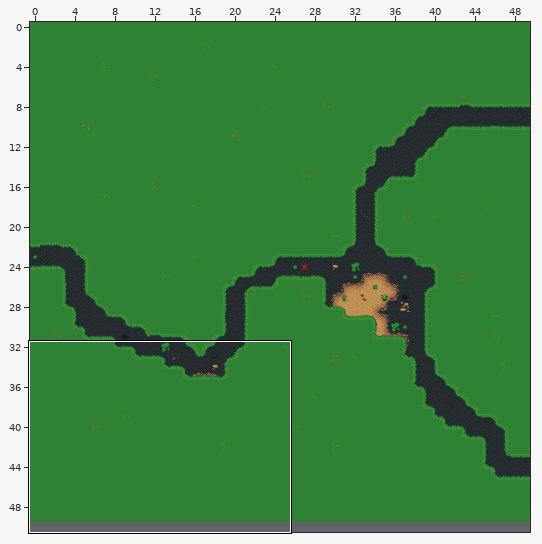
Tiled map -- res/maps/outskirts.tmx. Above, an overview of the earlier version with the close-up marked.
Close-up. Before the commit:
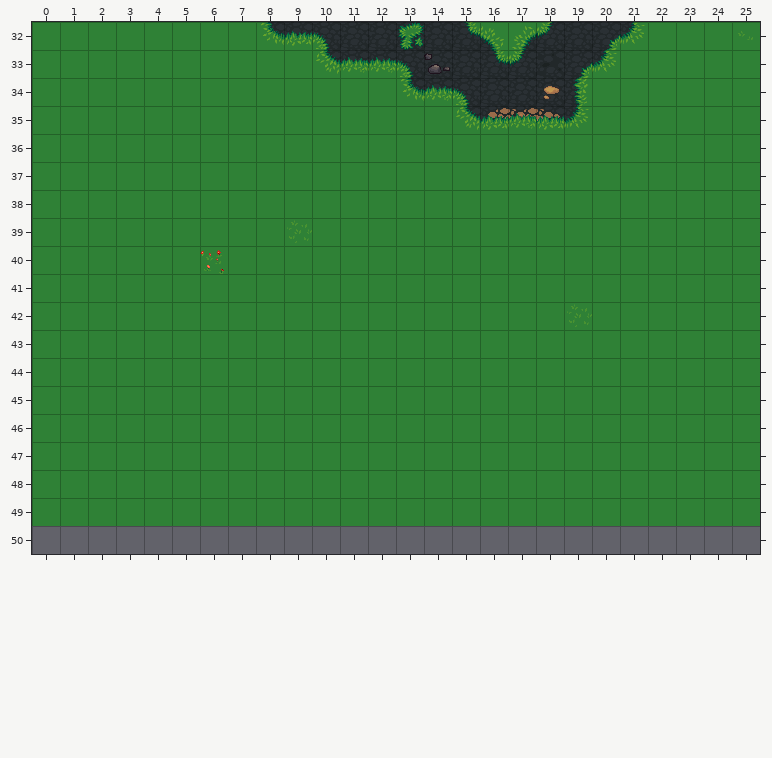
Cells are 32x32 px. Shown: x 0..25, y 32..50. The commit also changed other parts of the map, which this record leaves out. The old version is drawn lined up with the new one.
The result:
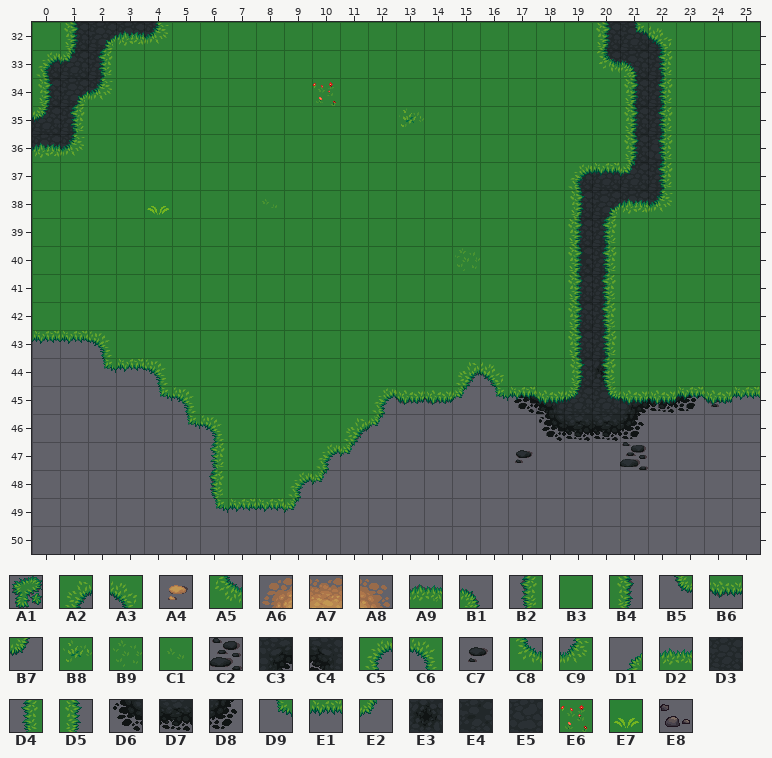
Key: from "LPC Tile Atlas Terrain": A1 21, A2 22, A3 23, A4 47, A5 54, A6 79, A7 80, A8 81, A9 86, B1 87, B2 117, B3 118, B4 119, B5 149, B6 150, B7 151, B8 181, B9 182, C1 183, C2 210, C3 211, C4 212, C5 213, C6 215, C7 242, C8 245, C9 247, D1 277, D2 278, D3 307, D4 309, D5 311, D6 338, D7 339, D8 340, D9 341, E1 342, E2 343, E3 370, E4 371, E5 372, E6 375, E7 801, E8 827.
__ is an empty cell, .. an unchanged one.
Tiles of an added or newly shown layer are drawn over the layers below it.
Change:
map size 50x50 -> 100x100 cells
--- layer "Terrain Lower" (removed)
@@ x 8..21 @@
-32 D3 D3 D3 D3 D3 D3 D3 D3 D3 D3 D3 D3 D3 D3
-33 .. .. D3 D3 D3 D3 D3 D3 D3 D3 E4 D3 D3 ..
-34 .. .. .. .. .. D3 D3 D3 D3 D3 D3 D3 .. ..
-35 .. .. .. .. .. .. .. D3 D3 D3 D3 D3 .. ..
+32 __ __ __ __ __ __ __ __ __ __ __ __ __ __
+33 .. .. __ __ __ __ __ __ __ __ __ __ __ ..
+34 .. .. .. .. .. __ __ __ __ __ __ __ .. ..
+35 .. .. .. .. .. .. .. __ __ __ __ __ .. ..
--- layer "Terrain Middle" (removed)
@@ x 16..18 @@
-34 .. .. A4
-35 A6 A7 A8
+34 .. .. __
+35 __ __ __
--- layer "Terrain Upper" (removed)
@@ x 0..25 @@
-32 .. B3 B3 B3 B3 .. .. .. C8 D2 B1 .. .. A1 .. B5 A3 A2 B7 .. D1 C9 B3 .. .. C1
-33 B3 B3 B3 .. .. .. .. .. .. .. A5 A9 A9 B1 E8 .. B5 B7 .. D1 C9 B3 B3 .. .. ..
-34 B3 B3 B3 .. .. .. .. .. .. .. B3 .. .. C8 A9 B1 .. .. .. B2 .. B3 B3 .. .. ..
-35 B3 B3 .. .. .. .. .. .. .. .. .. .. .. B3 .. A5 D2 A9 D2 C9 .. B3 B3 .. .. ..
-36 B3 B3 .. .. .. .. .. .. .. .. .. .. .. .. .. .. .. .. .. .. .. B3 B3 .. .. ..
-37 .. .. .. .. .. .. .. .. .. .. .. .. .. .. .. .. .. .. .. B3 B3 B3 B3 .. .. ..
-38 .. .. .. .. B3 .. .. .. B3 .. .. .. .. .. .. .. .. .. .. B3 B3 B3 B3 .. .. ..
-39 .. .. .. .. .. .. .. .. .. B9 .. .. .. .. .. .. .. .. .. B3 B3 .. .. .. .. ..
-40 .. .. .. .. .. .. E6 .. .. .. .. .. .. .. .. B3 .. .. .. B3 B3 .. .. .. .. ..
-41 .. .. .. .. .. .. .. .. .. .. .. .. .. .. .. .. .. .. .. B3 B3 .. .. .. .. ..
-42 .. .. .. .. .. .. .. .. .. .. .. .. .. .. .. .. .. .. .. B9 B3 .. .. .. .. ..
-43 B3 B3 B3 .. .. .. .. .. .. .. .. .. .. .. .. .. .. .. .. B3 B3 .. .. .. .. ..
-44 B3 B3 B3 B3 B3 .. .. .. .. .. .. .. .. .. .. B3 B3 .. .. B3 B3 .. .. .. .. ..
-45 B3 B3 B3 B3 B3 B3 .. .. .. .. .. .. B3 B3 B3 B3 B3 B3 B3 B3 B3 B3 B3 B3 B3 B3
-46 B3 B3 B3 B3 B3 B3 B3 .. .. .. .. B3 B3 B3 B3 B3 B3 B3 B3 B3 B3 B3 B3 B3 B3 B3
-47 B3 B3 B3 B3 B3 B3 B3 .. .. .. B3 B3 B3 B3 B3 B3 B3 B3 B3 B3 B3 B3 B3 B3 B3 B3
-48 B3 B3 B3 B3 B3 B3 B3 .. .. B3 B3 B3 B3 B3 B3 B3 B3 B3 B3 B3 B3 B3 B3 B3 B3 B3
-49 B3 B3 B3 B3 B3 B3 B3 B3 B3 B3 B3 B3 B3 B3 B3 B3 B3 B3 B3 B3 B3 B3 B3 B3 B3 B3
+32 .. __ __ __ __ .. .. .. __ __ __ .. .. __ .. __ __ __ __ .. __ __ __ .. .. __
+33 __ __ __ .. .. .. .. .. .. .. __ __ __ __ __ .. __ __ .. __ __ __ __ .. .. ..
+34 __ __ __ .. .. .. .. .. .. .. __ .. .. __ __ __ .. .. .. __ .. __ __ .. .. ..
+35 __ __ .. .. .. .. .. .. .. .. .. .. .. __ .. __ __ __ __ __ .. __ __ .. .. ..
+36 __ __ .. .. .. .. .. .. .. .. .. .. .. .. .. .. .. .. .. .. .. __ __ .. .. ..
+37 .. .. .. .. .. .. .. .. .. .. .. .. .. .. .. .. .. .. .. __ __ __ __ .. .. ..
+38 .. .. .. .. __ .. .. .. __ .. .. .. .. .. .. .. .. .. .. __ __ __ __ .. .. ..
+39 .. .. .. .. .. .. .. .. .. __ .. .. .. .. .. .. .. .. .. __ __ .. .. .. .. ..
+40 .. .. .. .. .. .. __ .. .. .. .. .. .. .. .. __ .. .. .. __ __ .. .. .. .. ..
+41 .. .. .. .. .. .. .. .. .. .. .. .. .. .. .. .. .. .. .. __ __ .. .. .. .. ..
+42 .. .. .. .. .. .. .. .. .. .. .. .. .. .. .. .. .. .. .. __ __ .. .. .. .. ..
+43 __ __ __ .. .. .. .. .. .. .. .. .. .. .. .. .. .. .. .. __ __ .. .. .. .. ..
+44 __ __ __ __ __ .. .. .. .. .. .. .. .. .. .. __ __ .. .. __ __ .. .. .. .. ..
+45 __ __ __ __ __ __ .. .. .. .. .. .. __ __ __ __ __ __ __ __ __ __ __ __ __ __
+46 __ __ __ __ __ __ __ .. .. .. .. __ __ __ __ __ __ __ __ __ __ __ __ __ __ __
+47 __ __ __ __ __ __ __ .. .. .. __ __ __ __ __ __ __ __ __ __ __ __ __ __ __ __
+48 __ __ __ __ __ __ __ .. .. __ __ __ __ __ __ __ __ __ __ __ __ __ __ __ __ __
+49 __ __ __ __ __ __ __ __ __ __ __ __ __ __ __ __ __ __ __ __ __ __ __ __ __ __
--- layer "Terrain 4" (added)
@@ x 0..24 @@
-32 .. __ __ __ __ .. .. .. .. .. .. .. .. .. .. .. .. .. .. .. __ __ __ .. ..
-33 __ __ __ .. .. .. .. .. .. .. .. .. .. .. .. .. .. .. .. .. __ __ __ .. ..
-34 __ __ __ .. .. .. .. .. .. .. .. .. .. .. .. .. .. .. .. .. .. __ __ .. ..
-35 __ __ .. .. .. .. .. .. .. .. .. .. .. .. .. .. .. .. .. .. .. __ __ .. ..
-36 __ __ .. .. .. .. .. .. .. .. .. .. .. .. .. .. .. .. .. .. .. __ __ .. ..
-37 .. .. .. .. .. .. .. .. .. .. .. .. .. .. .. .. .. .. .. __ __ __ __ .. ..
-38 .. .. .. .. .. .. .. .. .. .. .. .. .. .. .. .. .. .. .. __ __ __ __ .. ..
-39 .. .. .. .. .. .. .. .. .. .. .. .. .. .. .. .. .. .. .. __ __ .. .. .. ..
-40 .. .. .. .. .. .. .. .. .. .. .. .. .. .. .. .. .. .. .. __ __ .. .. .. ..
-41 .. .. .. .. .. .. .. .. .. .. .. .. .. .. .. .. .. .. .. __ __ .. .. .. ..
-42 .. .. .. .. .. .. .. .. .. .. .. .. .. .. .. .. .. .. .. __ __ .. .. .. ..
-43 .. .. .. .. .. .. .. .. .. .. .. .. .. .. .. .. .. .. .. __ __ .. .. .. ..
-44 .. .. .. .. .. .. .. .. .. .. .. .. .. .. .. .. .. .. .. __ __ .. .. .. ..
-45 .. .. .. .. .. .. .. .. .. .. .. .. .. .. .. .. .. __ __ __ __ __ __ __ __
-46 .. .. .. .. .. .. .. .. .. .. .. .. .. .. .. .. .. .. __ __ __ __ .. .. ..
-47 .. .. .. .. .. .. .. .. .. .. .. .. .. .. .. .. .. __ .. .. .. __ .. .. ..
+32 .. D3 D3 D3 D3 .. .. .. .. .. .. .. .. .. .. .. .. .. .. .. D3 D3 D3 .. ..
+33 D3 D3 D3 .. .. .. .. .. .. .. .. .. .. .. .. .. .. .. .. .. D3 D3 D3 .. ..
+34 D3 D3 D3 .. .. .. .. .. .. .. .. .. .. .. .. .. .. .. .. .. .. D3 D3 .. ..
+35 D3 D3 .. .. .. .. .. .. .. .. .. .. .. .. .. .. .. .. .. .. .. D3 D3 .. ..
+36 D3 D3 .. .. .. .. .. .. .. .. .. .. .. .. .. .. .. .. .. .. .. D3 E5 .. ..
+37 .. .. .. .. .. .. .. .. .. .. .. .. .. .. .. .. .. .. .. D3 D3 D3 D3 .. ..
+38 .. .. .. .. .. .. .. .. .. .. .. .. .. .. .. .. .. .. .. D3 D3 D3 D3 .. ..
+39 .. .. .. .. .. .. .. .. .. .. .. .. .. .. .. .. .. .. .. D3 D3 .. .. .. ..
+40 .. .. .. .. .. .. .. .. .. .. .. .. .. .. .. .. .. .. .. E4 D3 .. .. .. ..
+41 .. .. .. .. .. .. .. .. .. .. .. .. .. .. .. .. .. .. .. D3 D3 .. .. .. ..
+42 .. .. .. .. .. .. .. .. .. .. .. .. .. .. .. .. .. .. .. D3 D3 .. .. .. ..
+43 .. .. .. .. .. .. .. .. .. .. .. .. .. .. .. .. .. .. .. D3 D3 .. .. .. ..
+44 .. .. .. .. .. .. .. .. .. .. .. .. .. .. .. .. .. .. .. D3 E3 .. .. .. ..
+45 .. .. .. .. .. .. .. .. .. .. .. .. .. .. .. .. .. D6 C4 D3 D3 C3 D7 D8 C7
+46 .. .. .. .. .. .. .. .. .. .. .. .. .. .. .. .. .. .. D6 D7 D7 D8 .. .. ..
+47 .. .. .. .. .. .. .. .. .. .. .. .. .. .. .. .. .. C7 .. .. .. C2 .. .. ..
--- layer "Terrain 2" (added)
@@ x 0..25 @@
-32 .. __ __ __ __ .. .. .. __ __ __ __ __ __ __ __ __ __ __ __ __ __ __ .. .. __
-33 __ __ __ .. .. .. .. .. .. .. __ __ __ __ __ __ __ __ __ __ __ __ __ .. .. ..
-34 __ __ __ .. .. .. .. .. .. .. __ .. .. __ __ __ __ __ __ __ .. __ __ .. .. ..
-35 __ __ .. .. .. .. .. .. .. .. .. .. .. __ .. __ __ __ __ __ .. __ __ .. .. ..
-36 __ __ .. .. .. .. .. .. .. .. .. .. .. .. .. .. .. .. .. .. .. __ __ .. .. ..
-37 .. .. .. .. .. .. .. .. .. .. .. .. .. .. .. .. .. .. .. __ __ __ __ .. .. ..
-38 .. .. .. .. __ .. .. .. __ .. .. .. .. .. .. .. .. .. .. __ __ __ __ .. .. ..
-39 .. .. .. .. .. .. .. .. .. __ .. .. .. .. .. .. .. .. .. __ __ .. .. .. .. ..
-40 .. .. .. .. .. .. __ .. .. .. .. .. .. .. .. __ .. .. .. __ __ .. .. .. .. ..
-41 .. .. .. .. .. .. .. .. .. .. .. .. .. .. .. .. .. .. .. __ __ .. .. .. .. ..
-42 .. .. .. .. .. .. .. .. .. .. .. .. .. .. .. .. .. .. .. __ __ .. .. .. .. ..
-43 __ __ __ .. .. .. .. .. .. .. .. .. .. .. .. .. .. .. .. __ __ .. .. .. .. ..
-44 .. .. __ __ __ .. .. .. .. .. .. .. .. .. .. __ __ .. .. __ __ .. .. .. .. ..
-45 .. .. .. .. __ __ .. .. .. .. .. .. __ __ __ __ __ __ __ __ __ __ __ __ __ __
-46 .. .. .. .. .. __ __ .. .. .. .. __ __ .. .. .. .. .. .. .. .. .. .. .. .. ..
-47 .. .. .. .. .. .. __ .. .. .. __ __ .. .. .. .. .. .. .. .. .. .. .. .. .. ..
-48 .. .. .. .. .. .. __ .. .. __ __ .. .. .. .. .. .. .. .. .. .. .. .. .. .. ..
-49 .. .. .. .. .. .. __ __ __ __ .. .. .. .. .. .. .. .. .. .. .. .. .. .. .. ..
+32 .. D5 D1 D2 C9 .. .. .. B3 B3 B3 B3 B3 B3 B3 B3 B3 B3 B3 B3 D5 D9 A3 .. .. B3
+33 C5 E2 D4 .. .. .. .. .. .. .. B3 B3 B3 B3 B3 B3 B3 B3 B3 B3 C8 B1 D4 .. .. ..
+34 B4 D1 C9 .. .. .. .. .. .. .. E6 .. .. B3 B3 B3 B3 B3 B3 B3 .. D5 D4 .. .. ..
+35 B7 D4 .. .. .. .. .. .. .. .. .. .. .. B8 .. B3 B3 B3 B3 B3 .. D5 D4 .. .. ..
+36 D2 C9 .. .. .. .. .. .. .. .. .. .. .. .. .. .. .. .. .. .. .. D5 D4 .. .. ..
+37 .. .. .. .. .. .. .. .. .. .. .. .. .. .. .. .. .. .. .. C5 E1 E2 D4 .. .. ..
+38 .. .. .. .. E7 .. .. .. C1 .. .. .. .. .. .. .. .. .. .. B4 D1 D2 C9 .. .. ..
+39 .. .. .. .. .. .. .. .. .. B3 .. .. .. .. .. .. .. .. .. D5 D4 .. .. .. .. ..
+40 .. .. .. .. .. .. B3 .. .. .. .. .. .. .. .. B9 .. .. .. D5 D4 .. .. .. .. ..
+41 .. .. .. .. .. .. .. .. .. .. .. .. .. .. .. .. .. .. .. D5 B2 .. .. .. .. ..
+42 .. .. .. .. .. .. .. .. .. .. .. .. .. .. .. .. .. .. .. D5 B2 .. .. .. .. ..
+43 E1 E1 C6 .. .. .. .. .. .. .. .. .. .. .. .. .. .. .. .. D5 D4 .. .. .. .. ..
+44 .. .. D9 E1 C6 .. .. .. .. .. .. .. .. .. .. A2 A3 .. .. B4 B2 .. .. .. .. ..
+45 .. .. .. .. D9 C6 .. .. .. .. .. .. C5 B6 B6 E2 D9 E1 B6 B7 B5 B6 B6 E1 B6 E1
+46 .. .. .. .. .. D9 C6 .. .. .. .. A2 E2 .. .. .. .. .. .. .. .. .. .. .. .. ..
+47 .. .. .. .. .. .. D4 .. .. .. C5 E2 .. .. .. .. .. .. .. .. .. .. .. .. .. ..
+48 .. .. .. .. .. .. B2 .. .. C5 E2 .. .. .. .. .. .. .. .. .. .. .. .. .. .. ..
+49 .. .. .. .. .. .. D9 E1 E1 E2 .. .. .. .. .. .. .. .. .. .. .. .. .. .. .. ..
Pixel boxes of the changes (left, top, right, bottom) in both close-ups:
changed: (32, 22, 760, 526)
